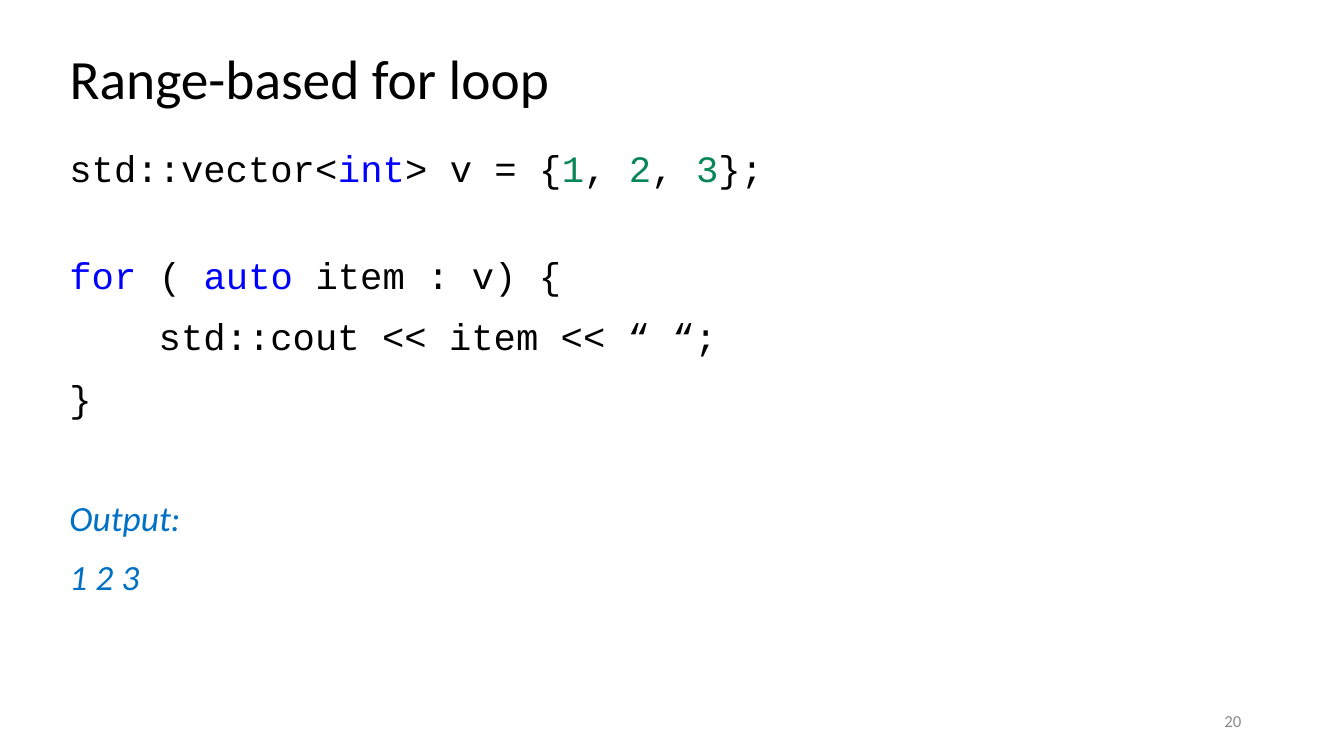
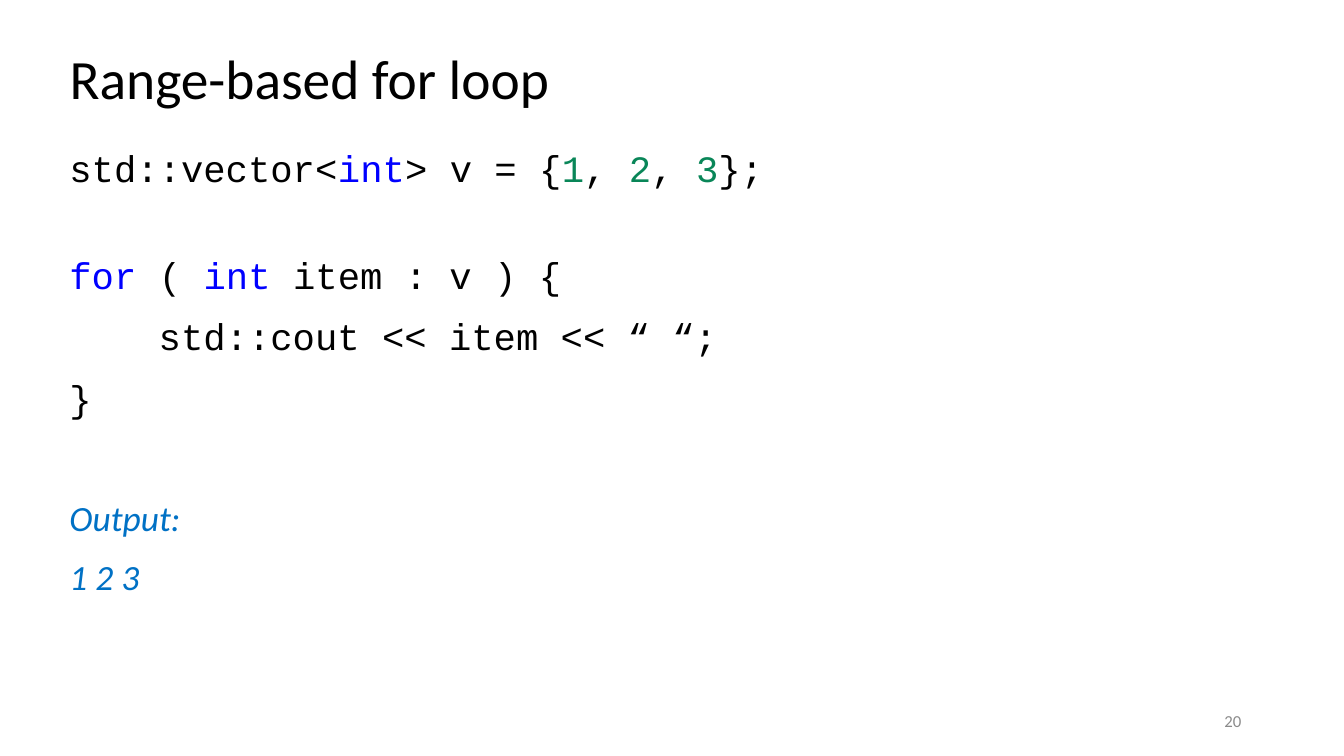
Before and after one commit to rarutyun/cpp-courses, a slide deck: slide 20 of 08_iterators/08_iterators.pptx. Drawn at 1344x756 pixels with LibreOffice and Linux fonts; fonts in the diff are those of the drawing. Boxes give left, top, right and bottom in pixels: in the first picture for what was removed or moved away, otherwise in the second. Text is boxed around its words. In the diff, an @@ line names an element or a change of style, - is before the commit and + after.

```diff
--- a/08_iterators/08_iterators.pptx
+++ b/08_iterators/08_iterators.pptx
@@ text at [69,262,471,290]: text changed @@
-for ( auto item : v) {
+for ( int item : v ) {
```
Also in this commit, not shown: 13 other slides changed.
